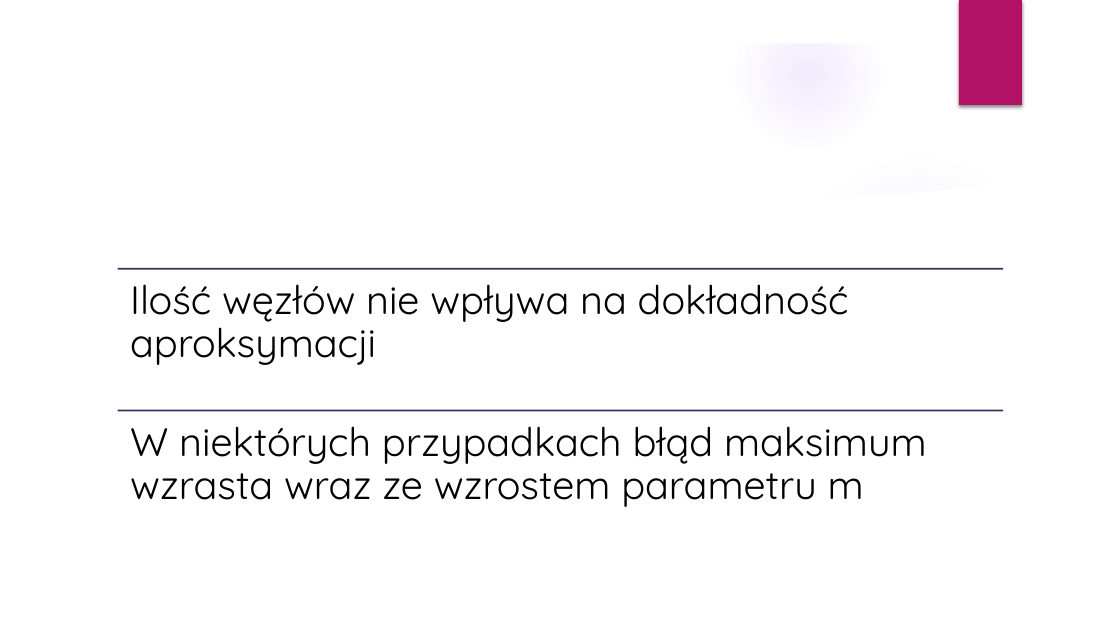
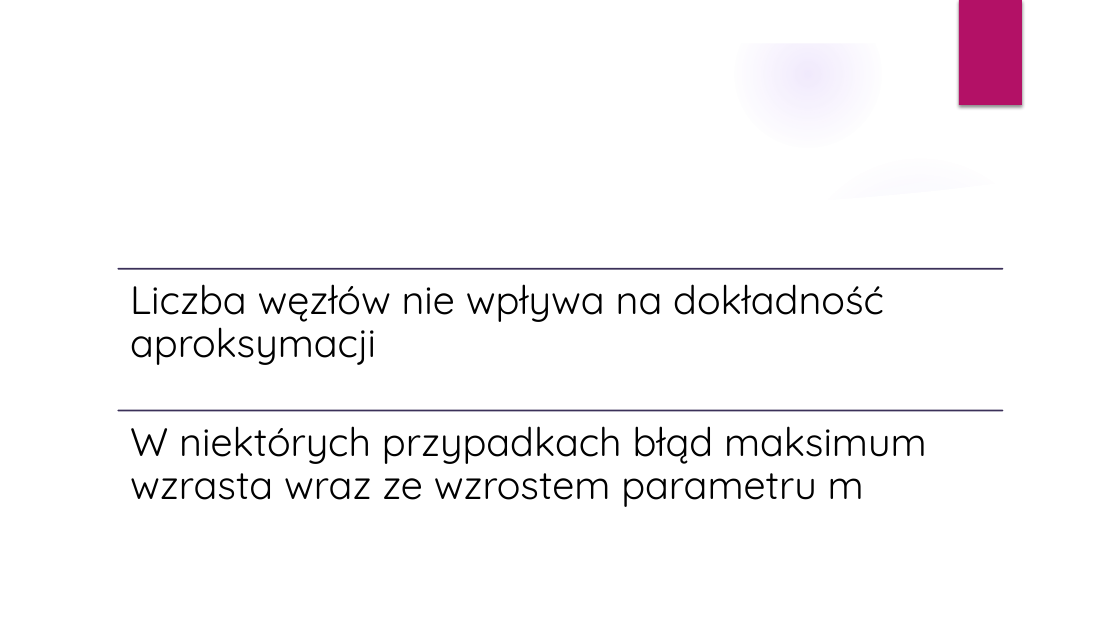
Before and after one commit to m-bert/AGH-MOWNiT, a slide deck: slide 19 of lab7/problemy.pptx. Drawn at 1120x630 pixels with LibreOffice and Linux fonts; fonts in the diff are those of the drawing; background and template pictures are left out. Boxes give left, top, right and bottom in pixels: in the first picture for what was removed or moved away, otherwise in the second. Text is boxed around its words. In the diff, an @@ line names an element or a change of style, - is before the commit and + after.

Commit message:
Update presentation

```diff
--- a/lab7/problemy.pptx
+++ b/lab7/problemy.pptx
@@ text at [130, 284, 884, 365]: text changed @@
-Ilość węzłów nie wpływa na dokładność aproksymacji
+Liczba węzłów nie wpływa na dokładność aproksymacji
```
